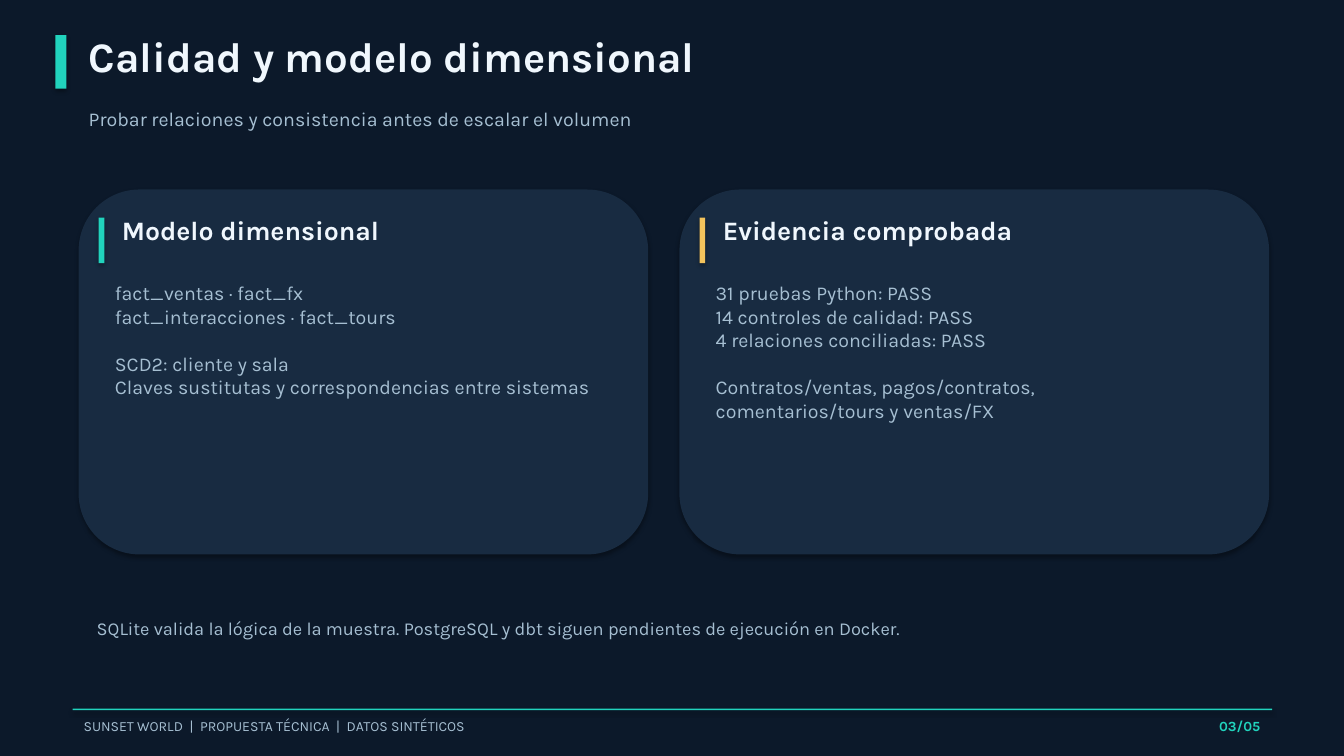
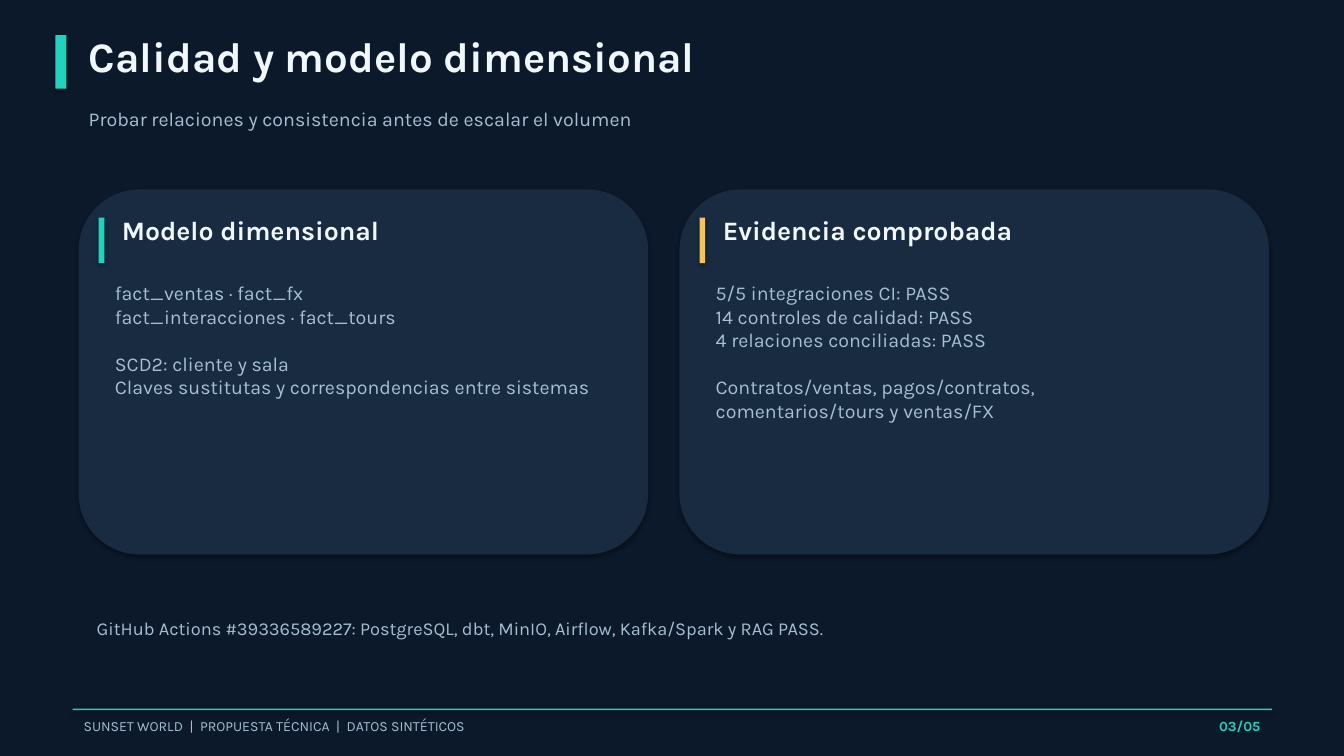
Before and after one commit to jairdiazrios95-web/sunset-world-data-platform, a slide deck: slide 3 of deliverables/Sunset_World_Presentacion_Ejecutiva.pptx. Drawn at 1344x756 pixels with LibreOffice and Linux fonts; fonts in the diff are those of the drawing. Boxes give left, top, right and bottom in pixels: in the first picture for what was removed or moved away, otherwise in the second. Text is boxed around its words. In the diff, an @@ line names an element or a change of style, - is before the commit and + after.

Commit message:
Entrega final: examen PDF, presentación validada, guion y evidencias 42.8M
* docs(release): align exam, slides source and demo script to verified 2026 CI

* build(release): regenerate exam PDF and PPTX in CI, validate contents and retain binaries

* fix(release): install lmodern and typeset long technical tables without overlap

* build(docs): regenerate verified exam and five executive slides

* style(pdf): refine seven-page exam layout with safe text wrapping

* build(docs): regenerate verified exam and five executive slides

---------

```diff
--- a/deliverables/Sunset_World_Presentacion_Ejecutiva.pptx
+++ b/deliverables/Sunset_World_Presentacion_Ejecutiva.pptx
@@ text at <box>716,285,950,305</box>: text changed @@
-31 pruebas Python: PASS
+5/5 integraciones CI: PASS
@@ text at <box>97,621,823,640</box>: text changed @@
-SQLite valida la lógica de la muestra. PostgreSQL y dbt siguen pendientes de ejecución en Docker.
+GitHub Actions #39336589227: PostgreSQL, dbt, MinIO, Airflow, Kafka/Spark y RAG PASS.
```
Also in this commit, not shown: 4 other slides changed, 11 other files.
